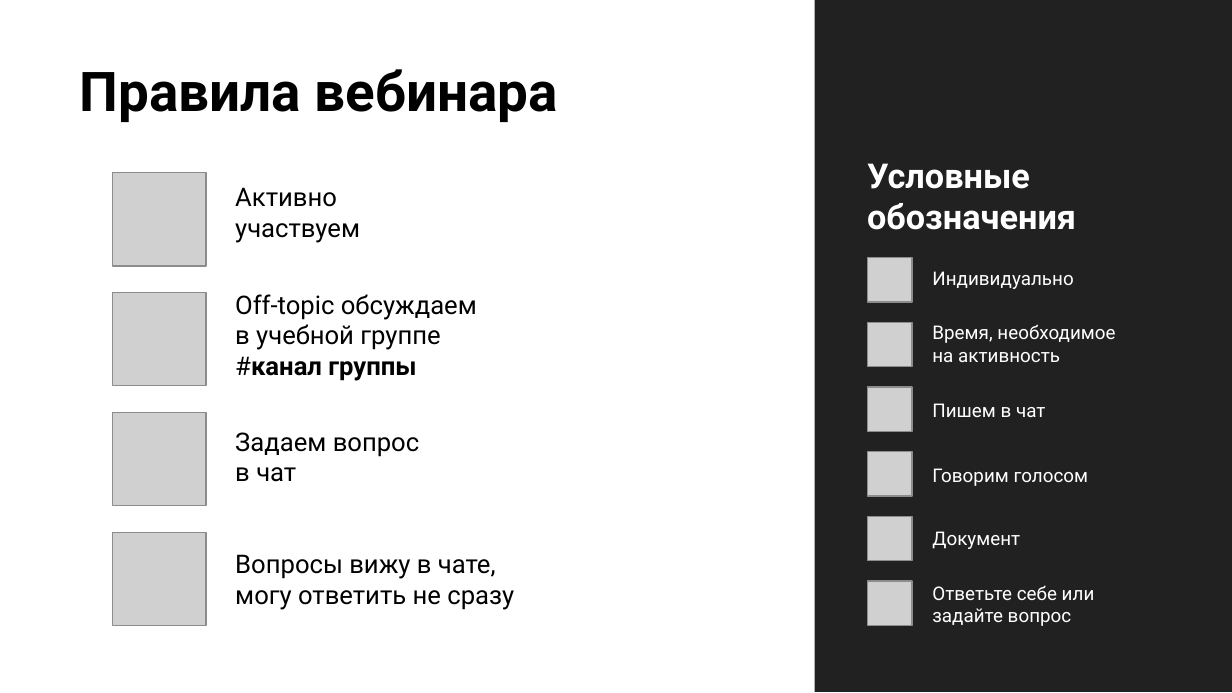
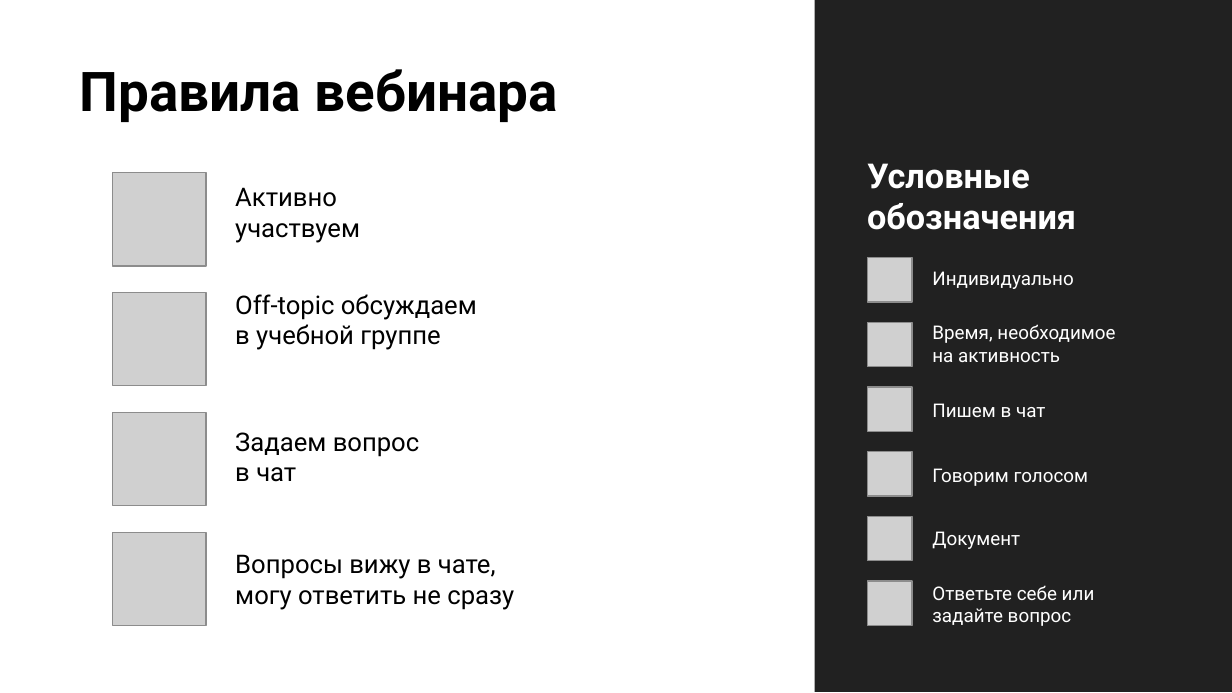
Before and after one commit to stureiko/Otus_lectures, a slide deck: slide 3 of MLOps/30 - Практика. Автоматическая валидация./Model_validation.pptx. Drawn at 1232x693 pixels with LibreOffice and Linux fonts; fonts in the diff are those of the drawing; grey boxes stand for pictures; background and template pictures are left out. Boxes give left, top, right and bottom in pixels: in the first picture for what was removed or moved away, otherwise in the second. Text is boxed around its words. In the diff, an @@ line names an element or a change of style, - is before the commit and + after.

```diff
--- a/MLOps/30 - Практика. Автоматическая валидация./Model_validation.pptx
+++ b/MLOps/30 - Практика. Автоматическая валидация./Model_validation.pptx
@@ text at box(235, 356, 416, 381): paragraph removed @@
-#канал группы
```
Also in this commit, not shown: 1 other slide changed, 9 other files.
